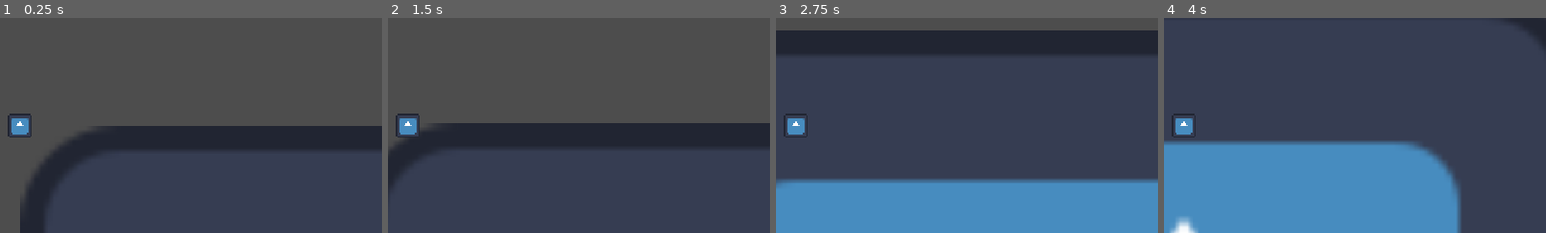
Above: before the commit, frames 1-4 (left to right).
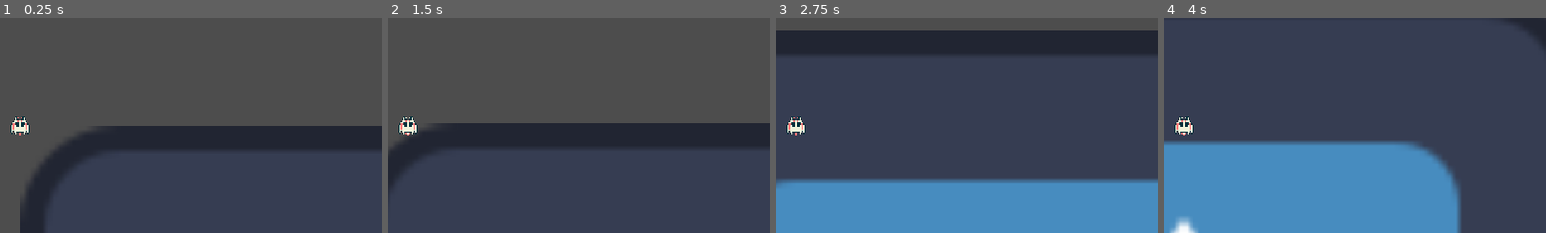
Above: after the commit, the same moments.

Repository: ungoabi/GMTK-GameJam-2026
Game: Godot game, scene res://scenes/main/main.tscn
Two runs of this game, one before a commit and one after it. Both use one fixed random seed, a clock stepped at 60 frames per second and the inputs below. The engine's default icon, where the game draws it, is replaced by a stand-in: a white triangle on a blue panel in a dark square.
Inputs:
- Up to frame 1 (0.25 s): no input
- Up to frame 2 (1.5 s): tap Enter at 0.5 s; hold D (move_right) 0.53-1.28 s; hold S (move_down) from 1.28 s (still down)
- Up to frame 3 (2.75 s): release S (move_down) at 2.03 s; hold D (move_right) from 2.03 s (still down)
- Up to frame 4 (4 s): release D (move_right) at 2.78 s; hold W (move_up) 2.78-3.53 s; hold A (move_left) from 3.53 s (still down)
The pictures show only the part of the screen within x 47-97%, y 25-75%; the shares and areas given below are measured in that part.

The runs differ from the first frame. In frame 1, 0.5% of the frame differs, in the area x 2-9%, y 44-56%; in frame 2, 0.5%; in frame 3, 0.5%; in frame 4, 0.5%.

Commit message:
Basic animations
Added some basic player animations and gave the player a sprite

Diff:
--- a/scenes/player/character_body_2d.gd
+++ b/scenes/player/character_body_2d.gd
@@ -2,10 +2,12 @@
 
 
 @onready var movement: Movement = $Movement
-
+@onready var animation: AnimationPlayer = $%AnimationPlayer
 
 var input_direction: Vector2 = Vector2.ZERO
 
+func _ready() -> void:
+	animation.play("Idle")
 
 func _physics_process(delta: float) -> void:
 	_gather_input()
--- a/scenes/player/character_body_2d.tscn
+++ b/scenes/player/character_body_2d.tscn
@@ -1,17 +1,76 @@
 [gd_scene format=3 uid="uid://b1atk55e1mopc"]
 
 [ext_resource type="Script" uid="uid://q4qnedni5a7w" path="res://scenes/player/character_body_2d.gd" id="1_lxlh8"]
-[ext_resource type="Texture2D" uid="uid://bdxesfnk74rr7" path="res://icon.svg" id="1_s25n1"]
 [ext_resource type="Script" uid="uid://b6bt5i45pp7in" path="res://movement.gd" id="2_lxlh8"]
+[ext_resource type="Texture2D" uid="uid://dj6mn85b7q2ru" path="res://assets/sprites/player/Player_spritesheet.png" id="2_yqqr5"]
 
 [sub_resource type="CircleShape2D" id="CircleShape2D_fglp6"]
+radius = 6.0827627
+
+[sub_resource type="Animation" id="Animation_lxlh8"]
+resource_name = "Blink"
+length = 0.53333336
+loop_mode = 1
+tracks/0/type = "value"
+tracks/0/imported = false
+tracks/0/enabled = true
+tracks/0/path = NodePath("Sprite2D:frame")
+tracks/0/interp = 1
+tracks/0/loop_wrap = true
+tracks/0/keys = {
+"times": PackedFloat32Array(0, 0.16666667, 0.33333334),
+"transitions": PackedFloat32Array(1, 1, 1),
+"update": 1,
+"values": [4, 5, 5]
+}
+
+[sub_resource type="Animation" id="Animation_yqqr5"]
+resource_name = "Idle"
+length = 0.5
+loop_mode = 1
+tracks/0/type = "value"
+tracks/0/imported = false
+tracks/0/enabled = true
+tracks/0/path = NodePath("Sprite2D:frame")
+tracks/0/interp = 1
+tracks/0/loop_wrap = true
+tracks/0/keys = {
+"times": PackedFloat32Array(0, 0.16666667, 0.33333334),
+"transitions": PackedFloat32Array(1, 1, 1),
+"update": 1,
+"values": [0, 1, 2]
+}
+
+[sub_resource type="Animation" id="Animation_uoqog"]
+length = 0.001
+tracks/0/type = "value"
+tracks/0/imported = false
+tracks/0/enabled = true
+tracks/0/path = NodePath("Sprite2D:frame")
+tracks/0/interp = 1
+tracks/0/loop_wrap = true
+tracks/0/keys = {
+"times": PackedFloat32Array(0),
+"transitions": PackedFloat32Array(1),
+"update": 1,
+"values": [0]
+}
+
+[sub_resource type="AnimationLibrary" id="AnimationLibrary_uoqog"]
+_data = {
+&"Blink": SubResource("Animation_lxlh8"),
+&"Idle": SubResource("Animation_yqqr5"),
+&"RESET": SubResource("Animation_uoqog")
+}
 
 [node name="Player" type="CharacterBody2D" unique_id=2040856127]
 script = ExtResource("1_lxlh8")
 
 [node name="Sprite2D" type="Sprite2D" parent="." unique_id=775975958]
-scale = Vector2(0.155, 0.155)
-texture = ExtResource("1_s25n1")
+texture_filter = 1
+scale = Vector2(0.54, 0.5)
+texture = ExtResource("2_yqqr5")
+hframes = 6
 
 [node name="CollisionShape2D" type="CollisionShape2D" parent="." unique_id=1685054260]
 shape = SubResource("CircleShape2D_fglp6")
@@ -20,3 +79,7 @@
 
 [node name="Movement" type="Node" parent="." unique_id=40933310]
 script = ExtResource("2_lxlh8")
+
+[node name="AnimationPlayer" type="AnimationPlayer" parent="." unique_id=1757708327]
+unique_name_in_owner = true
+libraries/ = SubResource("AnimationLibrary_uoqog")
Binary file added: assets/sprites/player/Player_spritesheet.png
Not shown, added: assets/sprites/player/Player_spritesheet.png.import
